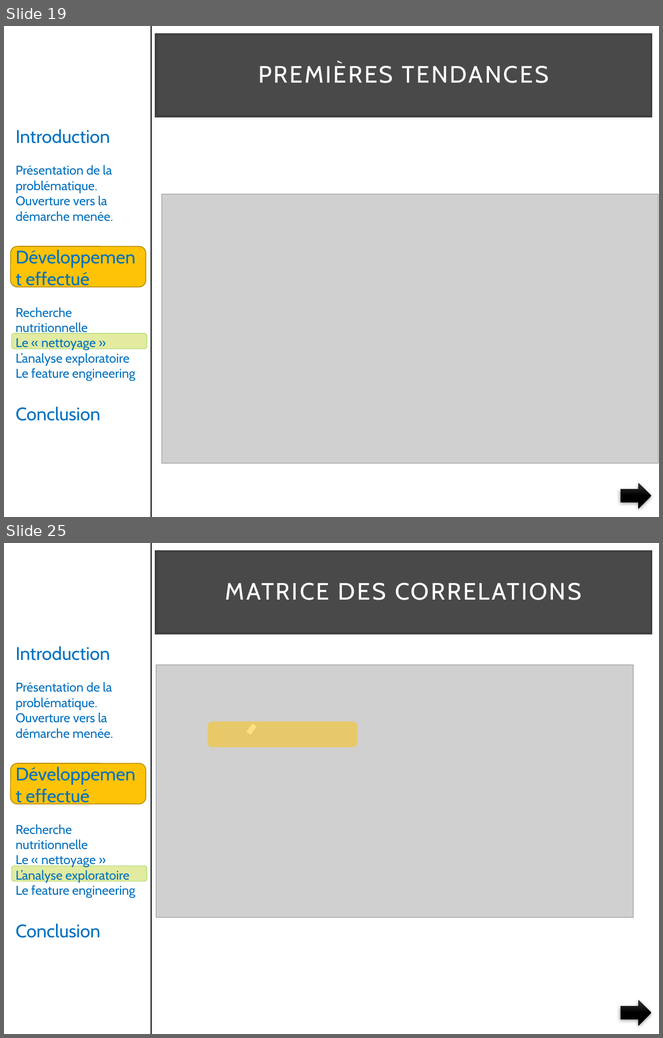
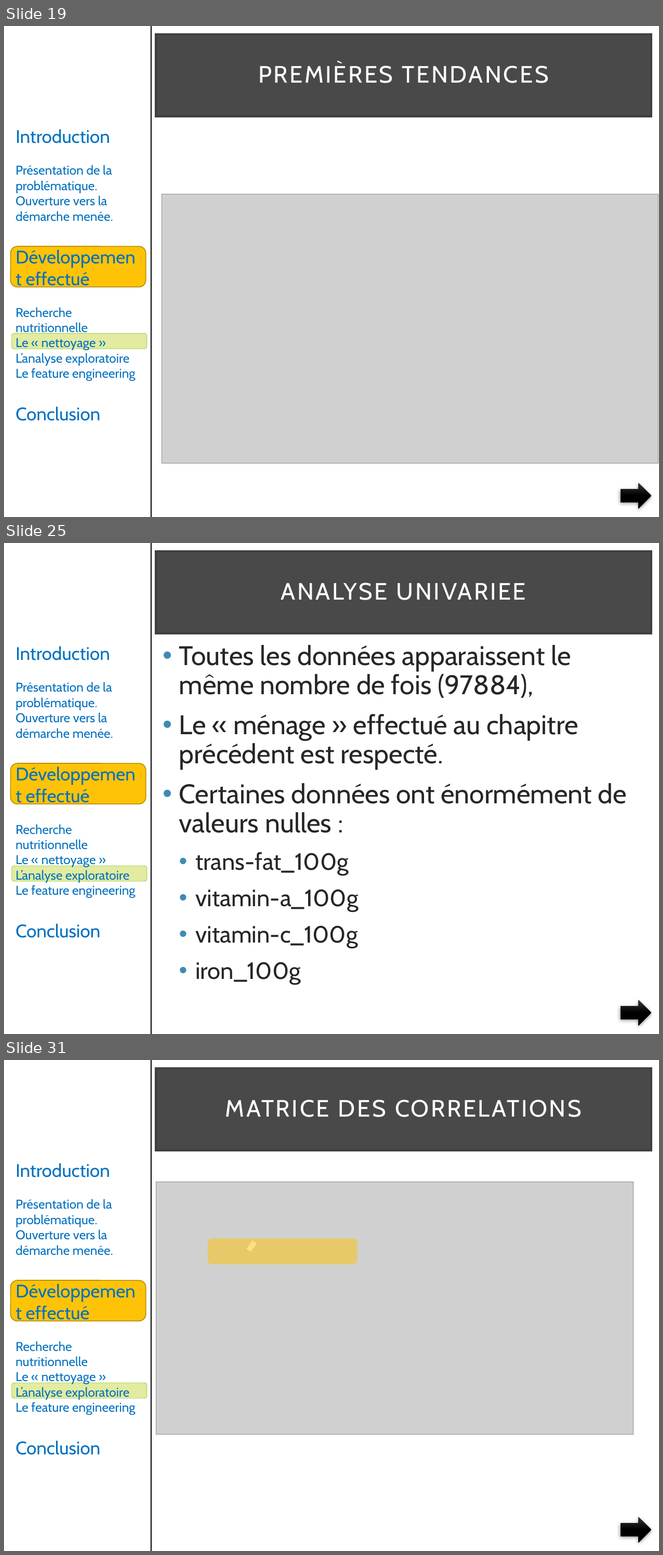
Before and after one commit to pfroide/python, a slide deck: Projet_2/presentation_v4.pptx. Shown one above the other, each under a label of ours: slides 19 and 25 before the commit, slides 19, 25 and 31 after it; the slides between them are not shown. The pictures are 663x1038 and 663x1555 pixels, drawn with LibreOffice and Linux fonts; fonts in the diff are those of the drawing; grey boxes stand for pictures. Boxes give left, top, right and bottom in pixels: in the first picture for what was removed or moved away, otherwise in the second. Text is boxed around its words. In the diff, an @@ line names an element or a change of style, - is before the commit and + after.

```diff
--- a/Projet_2/presentation_v4.pptx
+++ b/Projet_2/presentation_v4.pptx
@@ slide 25 added at bbox=[4, 543, 659, 1034], background #FFFFFF; not listed: 4 template elements that a slide beside it also shows @@
@@ title added at bbox=[156, 551, 651, 633], fill #0D0D0D at 75% opacity, outline #404040 2.5 pt, 26 pt, text #FFFFFF @@
+ANALYSE UNIVARIEE
@@ text added at bbox=[179, 645, 627, 984], 29.6 pt, text #262626 @@
+• Toutes les données apparaissent le même nombre de fois (97884),
+• Le « ménage » effectué au chapitre précédent est respecté.
+• Certaines données ont énormément de valeurs nulles :
+  • trans-fat_100g
+  • vitamin-a_100g
+  • vitamin-c_100g
+  • iron_100g
@@ right arrow added at bbox=[621, 1000, 651, 1026], fill gradient #393939 to #000000 @@
@@ what was slide 25 is now slide 31 @@
```
Also in this commit, not shown: 5 slides changed, 8 other slides added, 3 slides removed.
